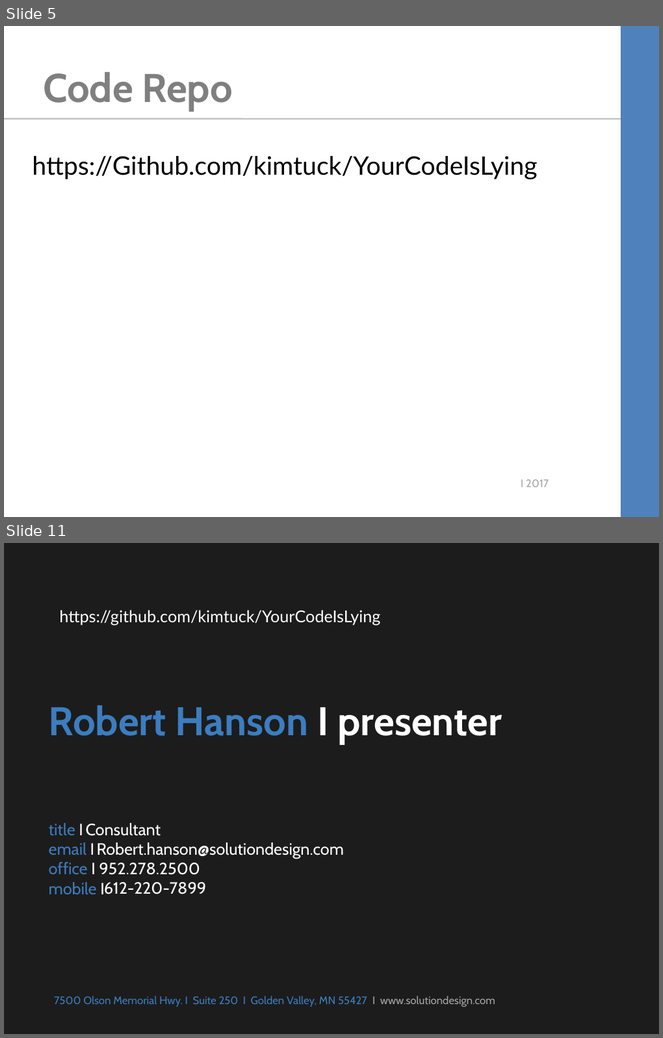
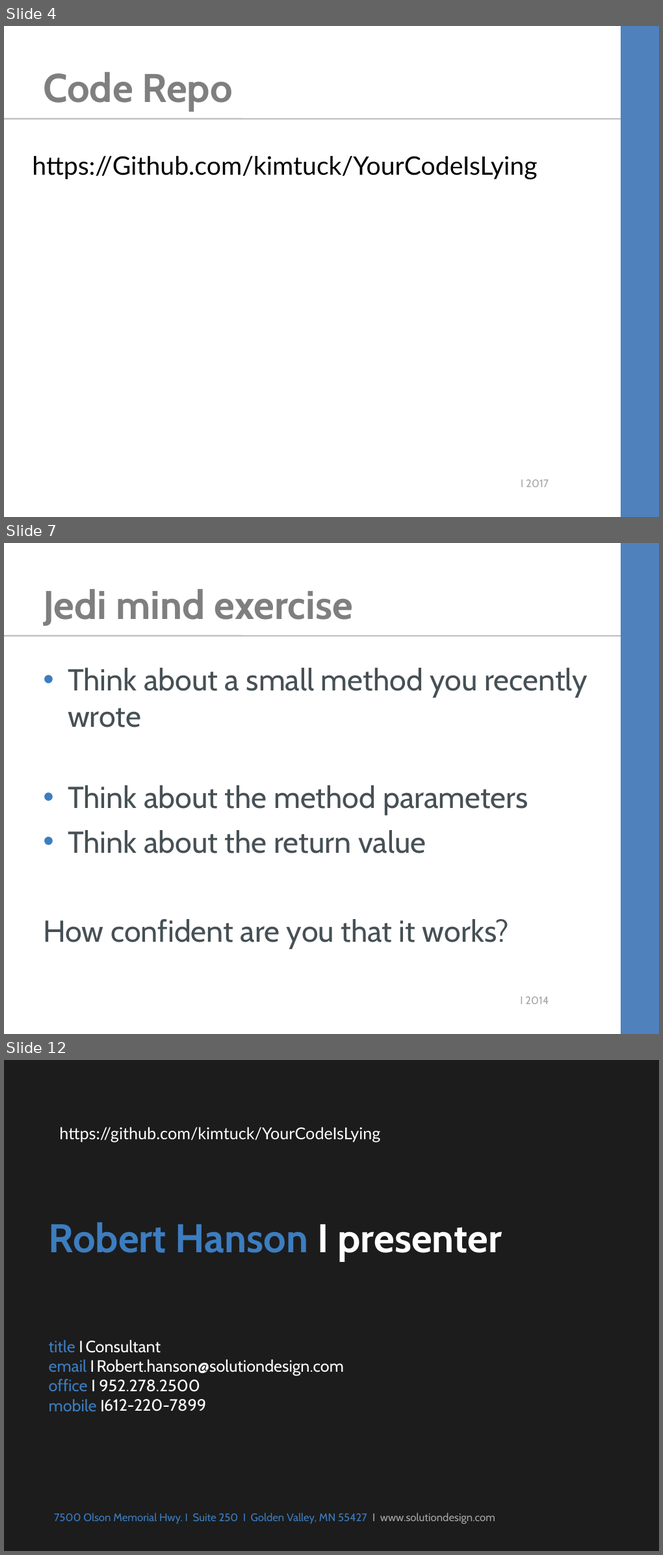
Before and after one commit to kimtuck/YourCodeIsLying, a slide deck: YourCodeIsLying.ppt. Shown one above the other, each under a label of ours: slides 5 and 11 before the commit, slides 4, 7 and 12 after it; the slides between them are not shown. The pictures are 663x1038 and 663x1555 pixels, drawn with LibreOffice and Linux fonts; fonts in the diff are those of the drawing; background and template pictures are left out. Boxes give left, top, right and bottom in pixels: in the first picture for what was removed or moved away, otherwise in the second. Text is boxed around its words. In the diff, an @@ line names an element or a change of style, - is before the commit and + after.

```diff
--- a/YourCodeIsLying.ppt
+++ b/YourCodeIsLying.ppt
@@ slide 7 added at bbox=[4, 543, 659, 1034], background #FFFFFF; not listed: 2 template elements that a slide beside it also shows @@
@@ title added at bbox=[43, 589, 353, 626], 44 pt, text #7F7F7F, bold @@
+Jedi mind exercise
@@ text added at bbox=[43, 668, 588, 949], 33.3 pt, text #465055 @@
+• Think about a small method you recently wrote
+• Think about the method parameters
+• Think about the return value
+How confident are you that it works?
@@ text added at bbox=[520, 997, 549, 1005], 12 pt, text #A6A6A6 @@
+I 2014
@@ what was slide 5 is now slide 4 @@
@@ what was slide 11 is now slide 12 @@
```
Also in this commit, not shown: 2 slides changed, 4 other slides added, 4 slides removed, 3 other files.
